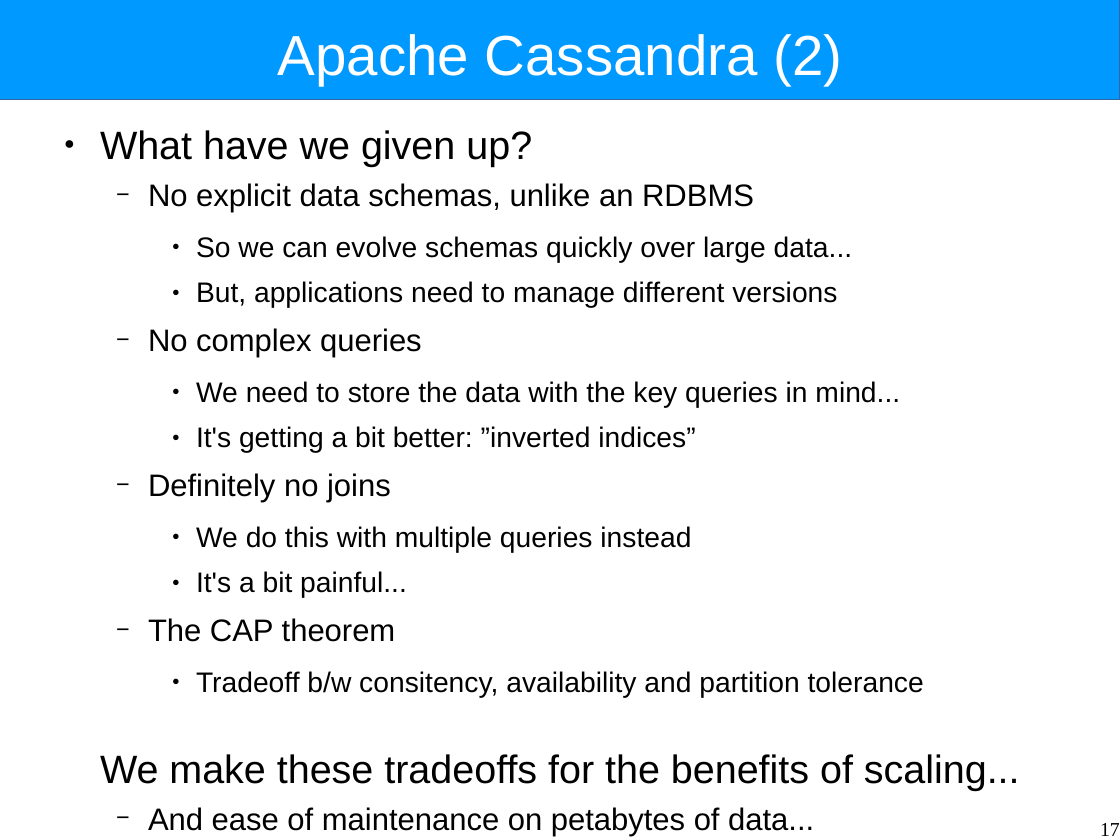
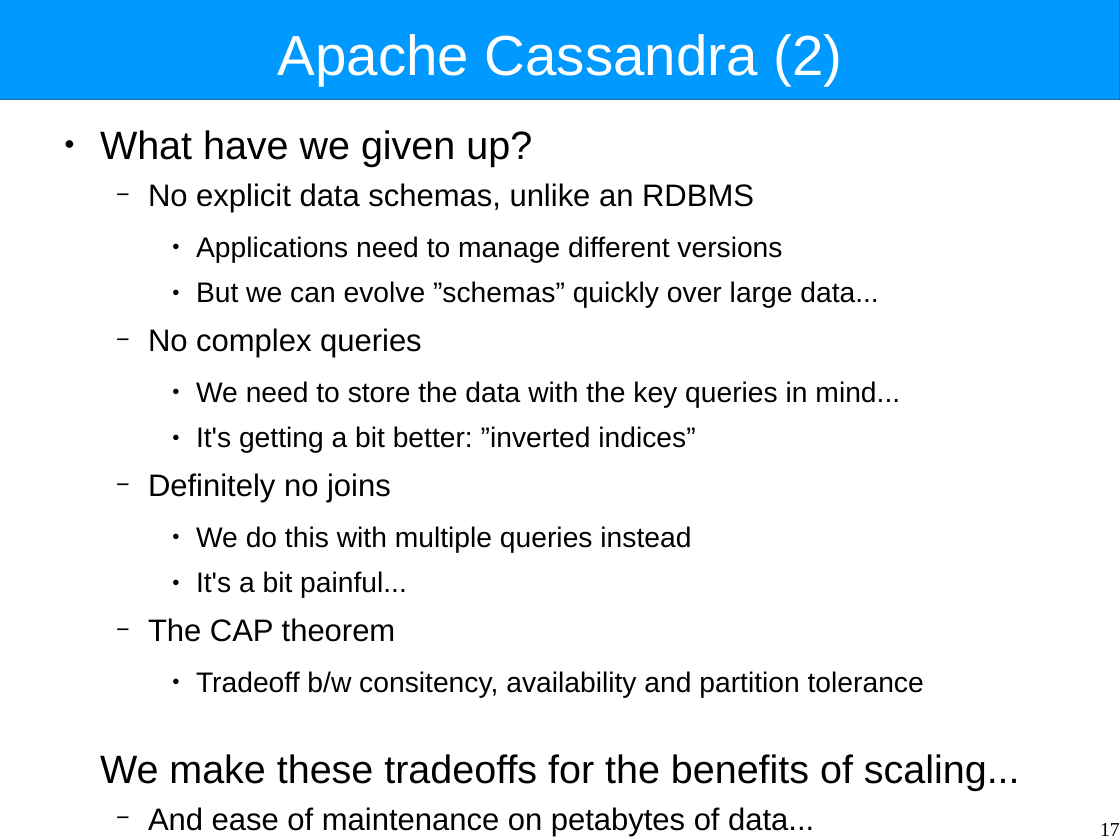
Before and after one commit to Intrinsarc/intrinsarc-evolve, a slide deck: slide 17 of Academic Work/lectures/data-distribution-architectures.odp. Drawn at 1120x840 pixels with LibreOffice and Linux fonts; fonts in the diff are those of the drawing. Boxes give left, top, right and bottom in pixels: in the first picture for what was removed or moved away, otherwise in the second. Text is boxed around its words. In the diff, an @@ line names an element or a change of style, - is before the commit and + after.

```diff
--- a/Academic Work/lectures/data-distribution-architectures.odp
+++ b/Academic Work/lectures/data-distribution-architectures.odp
@@ text at [196,236,878,308]: text changed @@
-    ● So we can evolve schemas quickly over large data...
-    ● But, applications need to manage different versions
+    ● Applications need to manage different versions
+    ● But we can evolve ”schemas” quickly over large data...
```
Also in this commit, not shown: 9 other slides changed, 18 other files.
